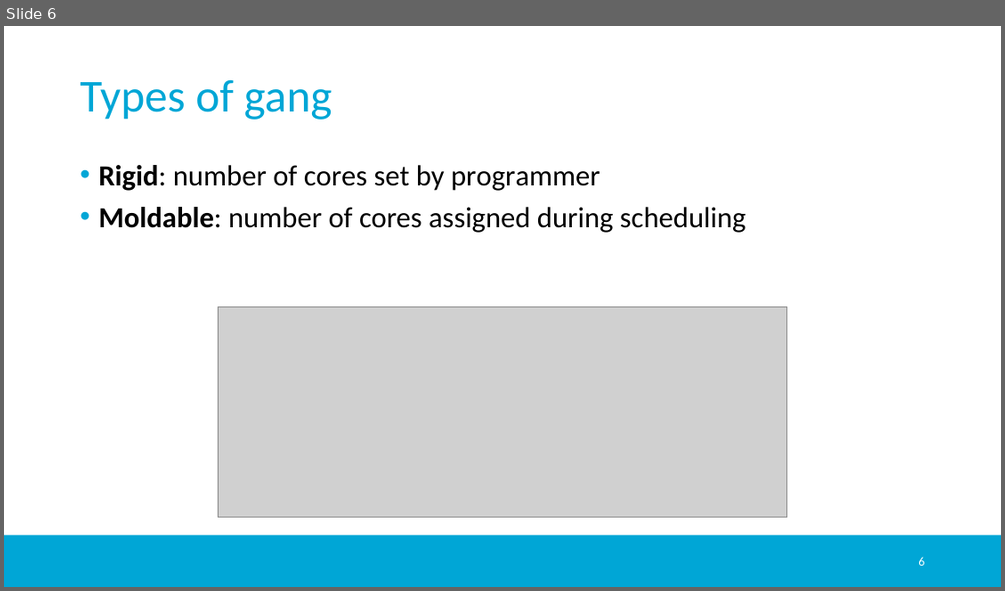
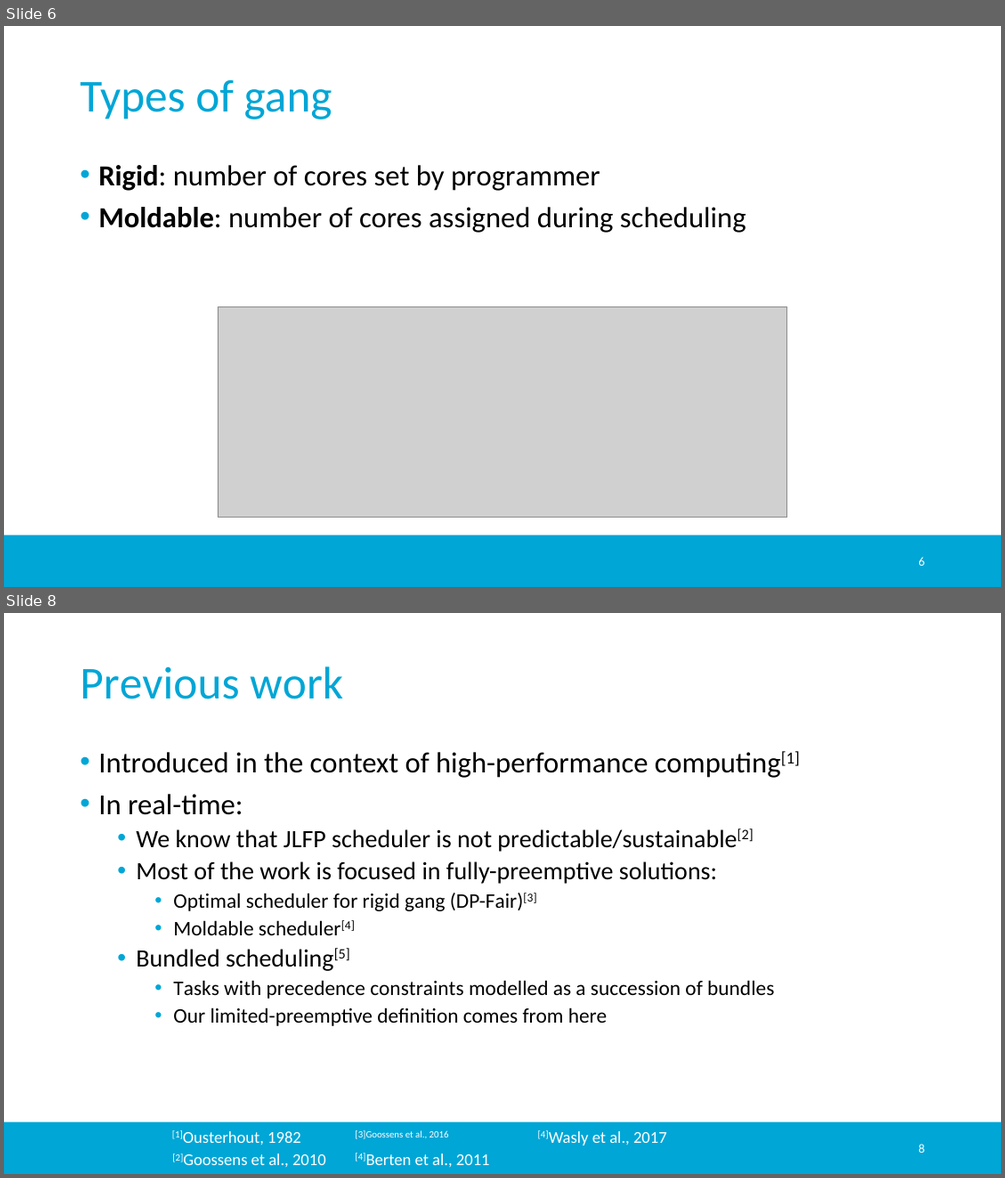
Before and after one commit to jmigual/APATeoria, a slide deck: Notes/TFM_presentations/2020_02_24_v2/2020_02_24_v2.pptx. Shown one above the other, each under a label of ours: slide 6 before the commit, slides 6 and 8 after it; the slides between them are not shown. The pictures are 1005x591 and 1005x1178 pixels, drawn with LibreOffice and Linux fonts; fonts in the diff are those of the drawing; grey boxes stand for pictures; background and template pictures are left out. Boxes give left, top, right and bottom in pixels: in the first picture for what was removed or moved away, otherwise in the second. Text is boxed around its words. In the diff, an @@ line names an element or a change of style, - is before the commit and + after.

Commit message:
Added new bundled figures

```diff
--- a/Notes/TFM_presentations/2020_02_24_v2/2020_02_24_v2.pptx
+++ b/Notes/TFM_presentations/2020_02_24_v2/2020_02_24_v2.pptx
@@ slide 8 added at <box>4,613,1001,1174</box>, background #FFFFFF; not listed: 1 template element that a slide beside it also shows @@
@@ title added at <box>80,666,343,699</box>, 44 pt, text #00A6D6 @@
+Previous work
@@ text added at <box>98,751,800,1026</box>, 20 pt, text #000000 @@
+• Introduced in the context of high-performance computing[1]
+• In real-time:
+  • We know that JLFP scheduler is not predictable/sustainable[2]
+  • Most of the work is focused in fully-preemptive solutions:
+    • Optimal scheduler for rigid gang (DP-Fair)[3]
+    • Moldable scheduler[4]
+  • Bundled scheduling[5]
+    • Tasks with precedence constraints modelled as a succession of bundles
+    • Our limited-preemptive definition comes from here
@@ text added at <box>183,1131,301,1144</box>, 16 pt, text #FFFFFF @@
+[1]Ousterhout, 1982
@@ text added at <box>355,1130,449,1139</box>, 16 pt, text #FFFFFF @@
+[3]Goossens et al., 2016
@@ text added at <box>355,1131,667,1161</box>, 16 pt, text #FFFFFF @@
+[4]Wasly et al., 2017
@@ page number added at <box>918,1143,924,1152</box>, 12 pt, text #FFFFFF @@
+8
@@ text added at <box>172,1153,326,1167</box>, 16 pt, text #FFFFFF @@
+[2]Goossens et al., 2010
@@ text added at <box>366,1153,490,1167</box>, 16 pt, text #FFFFFF @@
+[4]Berten et al., 2011
```
Also in this commit, not shown: 3 other slides added, 5 other files.
